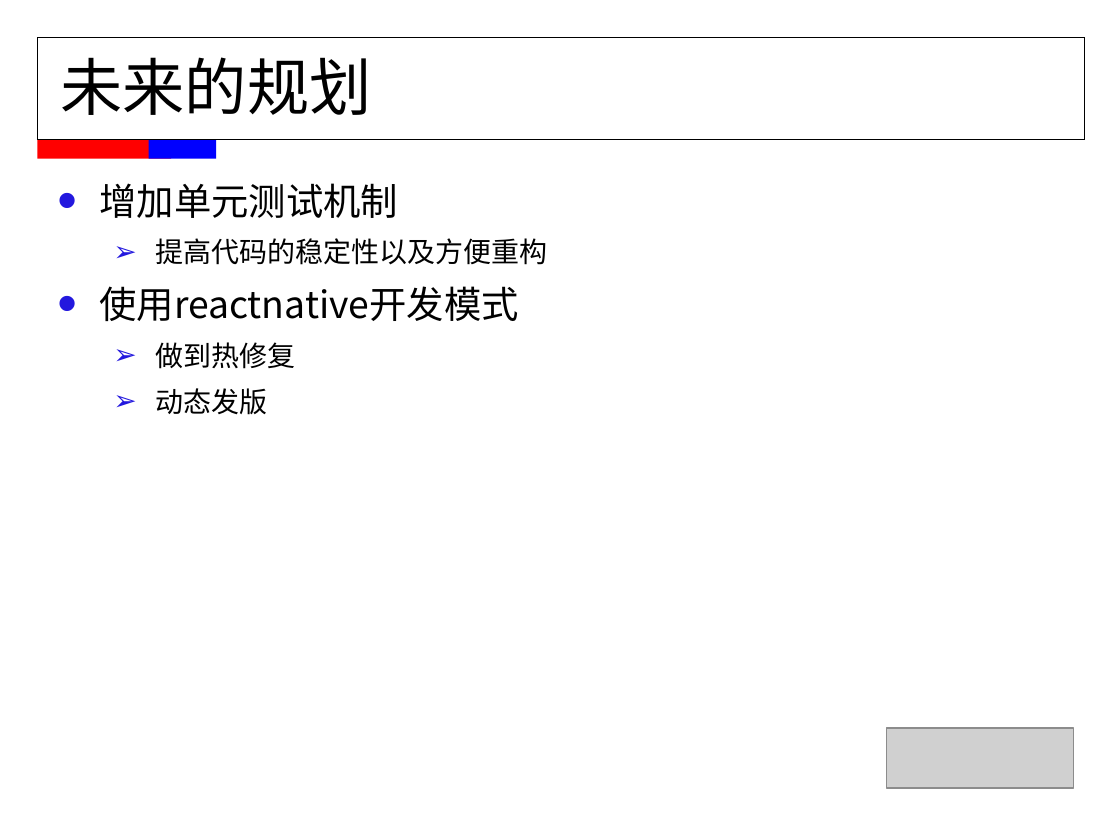
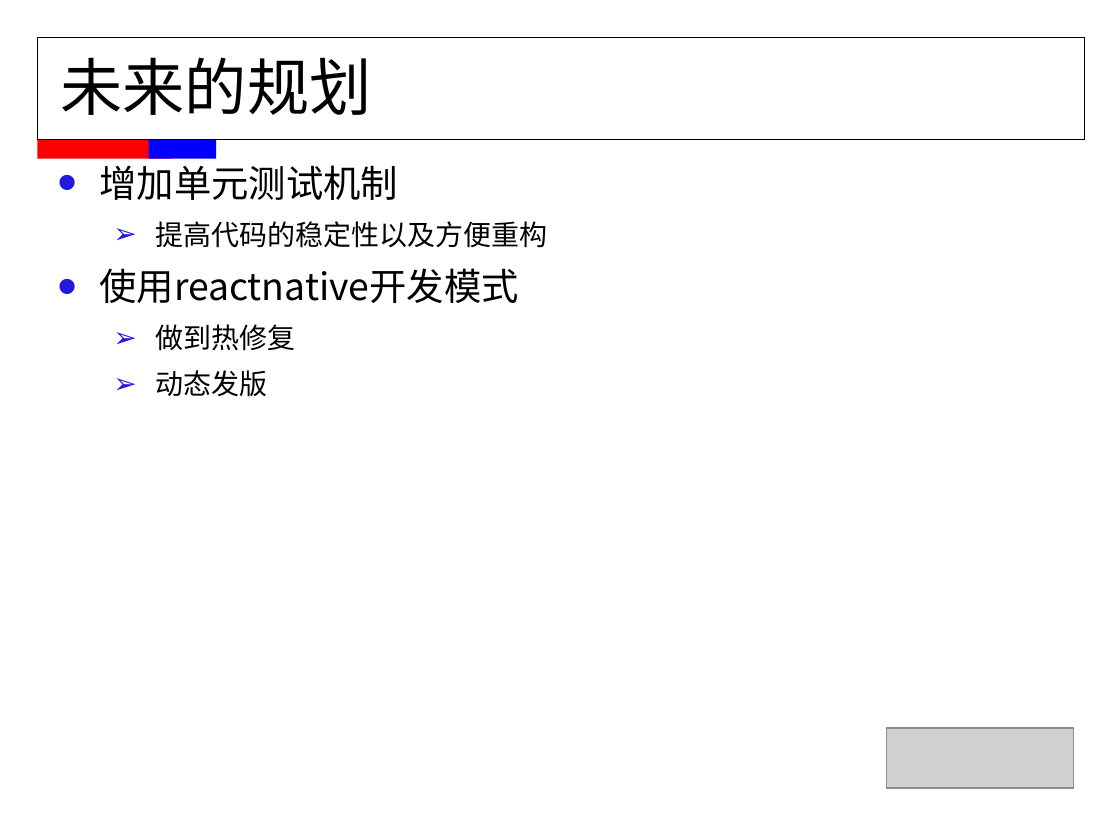
Before and after one commit to FridayAndHoliday/ElenaCodeManager, a slide deck: slide 12 of document/MMS职称评定-董伟平.ppt (slide 13 before the commit). Drawn at 1120x840 pixels with LibreOffice and Linux fonts; fonts in the diff are those of the drawing; grey boxes stand for pictures. Boxes give left, top, right and bottom in pixels: in the first picture for what was removed or moved away, otherwise in the second. Text is boxed around its words. In the diff, an @@ line names an element or a change of style, - is before the commit and + after.

```diff
--- a/document/MMS职称评定-董伟平.ppt
+++ b/document/MMS职称评定-董伟平.ppt
@@ text "增加单元测试机制": place and size @@
-text "增加单元测试机制" at (99, 183, 547, 415)
+text "增加单元测试机制" at (99, 165, 547, 397)
```
Also in this commit, not shown: 7 other slides changed, 1 slide removed.
